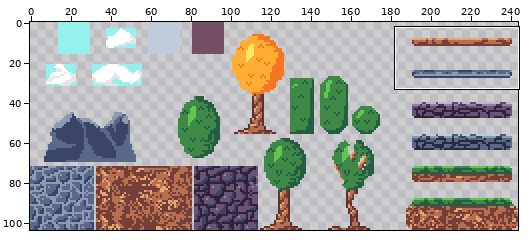
Sprite sheet: Assets/Tiles/Lidfar's Basic Platformer Sprites/Scenery/Sheets/Nature.png. Above: a wide view before the commit, with the close-up outlined.
Close-up. Before the edit:
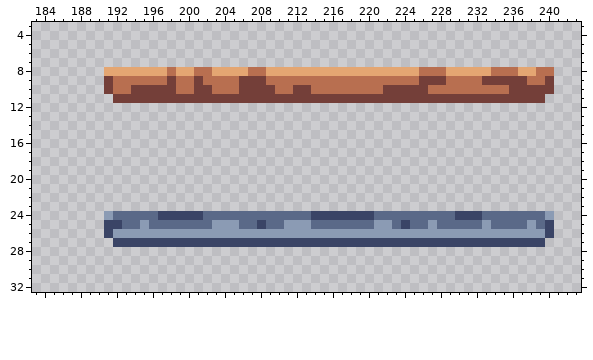
The file is 244x104 pixels. Pixels under 10% opacity are left out. Colours within 5 levels of each other are drawn and written as one. Shown: x 183..243, y 3..32.
The result:
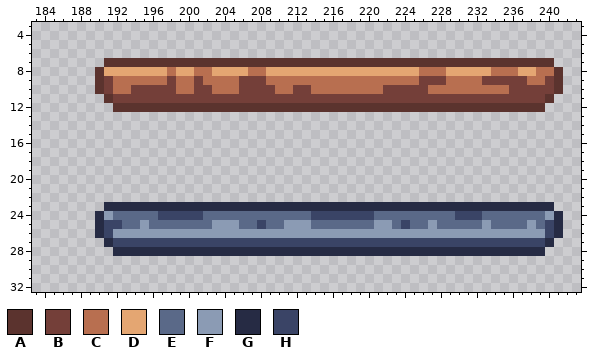
Palette (. is transparent): A #5b332e  B #743f39  C #b86f50  D #e4a672  E #5a6988  F #8b9bb4  G #262b44  H #3a4466
The edit:
y 7: x 191..240 .................................................. -> AAAAAAAAAAAAAAAAAAAAAAAAAAAAAAAAAAAAAAAAAAAAAAAAAA
y 8..10: x 190 . -> A; x 241 . -> A
y 11: x 191 . -> A; x 240 . -> A
y 12: x 192..239 ................................................ -> AAAAAAAAAAAAAAAAAAAAAAAAAAAAAAAAAAAAAAAAAAAAAAAA
y 23: x 191..240 .................................................. -> GGGGGGGGGGGGGGGGGGGGGGGGGGGGGGGGGGGGGGGGGGGGGGGGGG
y 24..26: x 190 . -> G; x 241 . -> G
y 27: x 191 . -> G; x 240 . -> G
y 28: x 192..239 ................................................ -> GGGGGGGGGGGGGGGGGGGGGGGGGGGGGGGGGGGGGGGGGGGGGGGG
Pixel boxes of the changes (left, top, right, bottom) in both close-ups:
added: (95, 58, 563, 112)
added: (95, 202, 563, 256)
